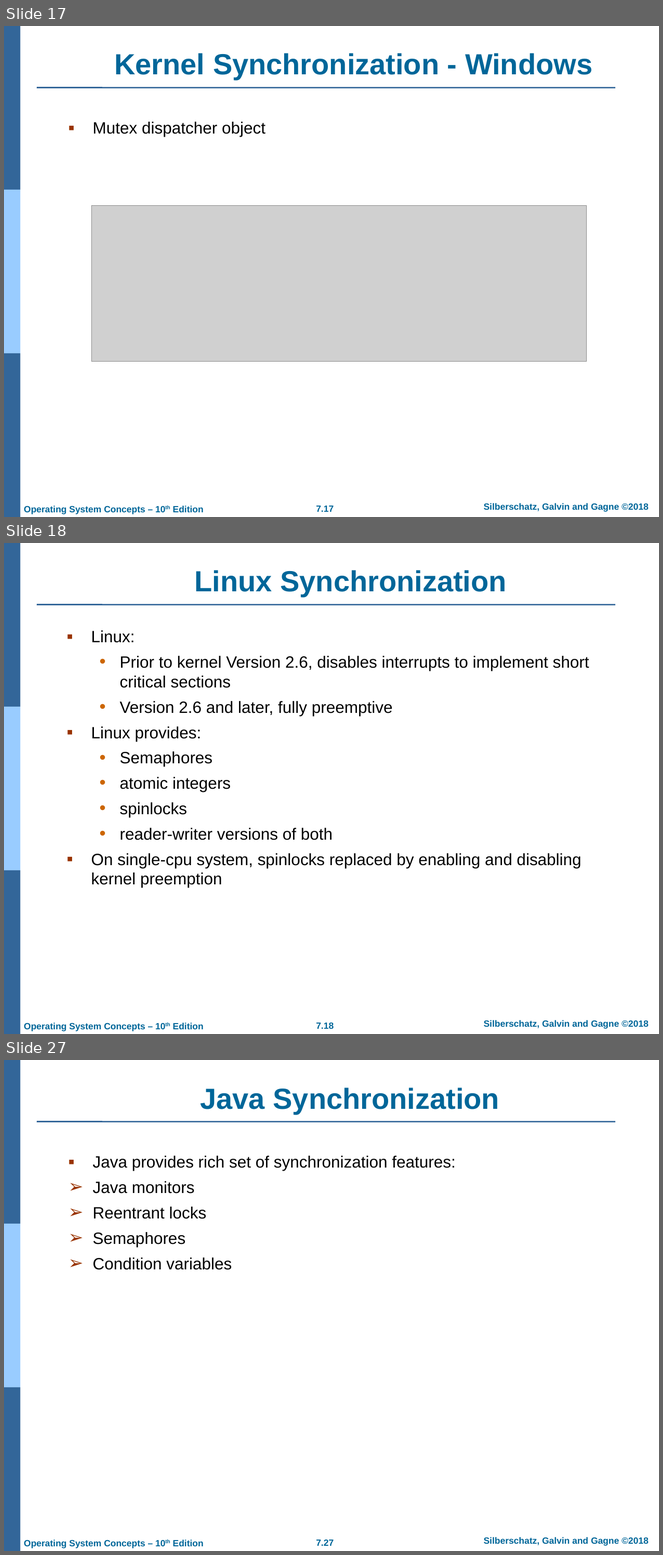
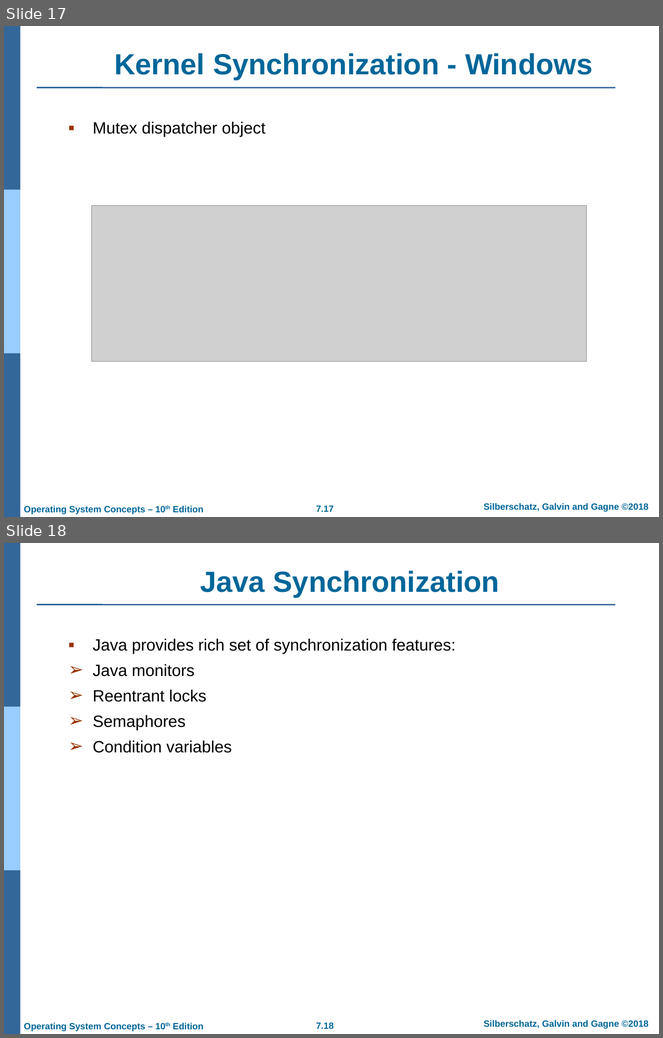
Before and after one commit to atu-se/atu.innomadic.com, a slide deck: courses/os/lectures/ch7.pptx. Shown one above the other, each under a label of ours: slides 17, 18 and 27 before the commit, slides 17 and 18 after it; the slides between them are not shown. The pictures are 663x1555 and 663x1038 pixels, drawn with LibreOffice and Linux fonts; fonts in the diff are those of the drawing; grey boxes stand for pictures; background and template pictures are left out. Boxes give left, top, right and bottom in pixels: in the first picture for what was removed or moved away, otherwise in the second. Text is boxed around its words. In the diff, an @@ line names an element or a change of style, - is before the commit and + after.

```diff
--- a/courses/os/lectures/ch7.pptx
+++ b/courses/os/lectures/ch7.pptx
@@ slide 18 removed at bbox=[4, 543, 659, 1034], background #FFFFFF; not listed: 7 template elements that a slide beside it also shows @@
@@ title removed at bbox=[195, 570, 506, 597] @@
-Linux Synchronization
@@ text removed at bbox=[91, 630, 590, 888] @@
-▪ Linux:
-  • Prior to kernel Version 2.6, disables interrupts to implement short critical sections
-  • Version 2.6 and later, fully preemptive
-▪ Linux provides:
-  • Semaphores
-  • atomic integers
-  • spinlocks
-  • reader-writer versions of both
-▪ On single-cpu system, spinlocks replaced by enabling and disabling kernel preemption
@@ what was slide 27 is now slide 18 @@
@@ page number at bbox=[316, 1022, 334, 1029]: text changed @@
-7.27
+7.18
```
Also in this commit, not shown: 1 slide changed, 8 other slides removed.
